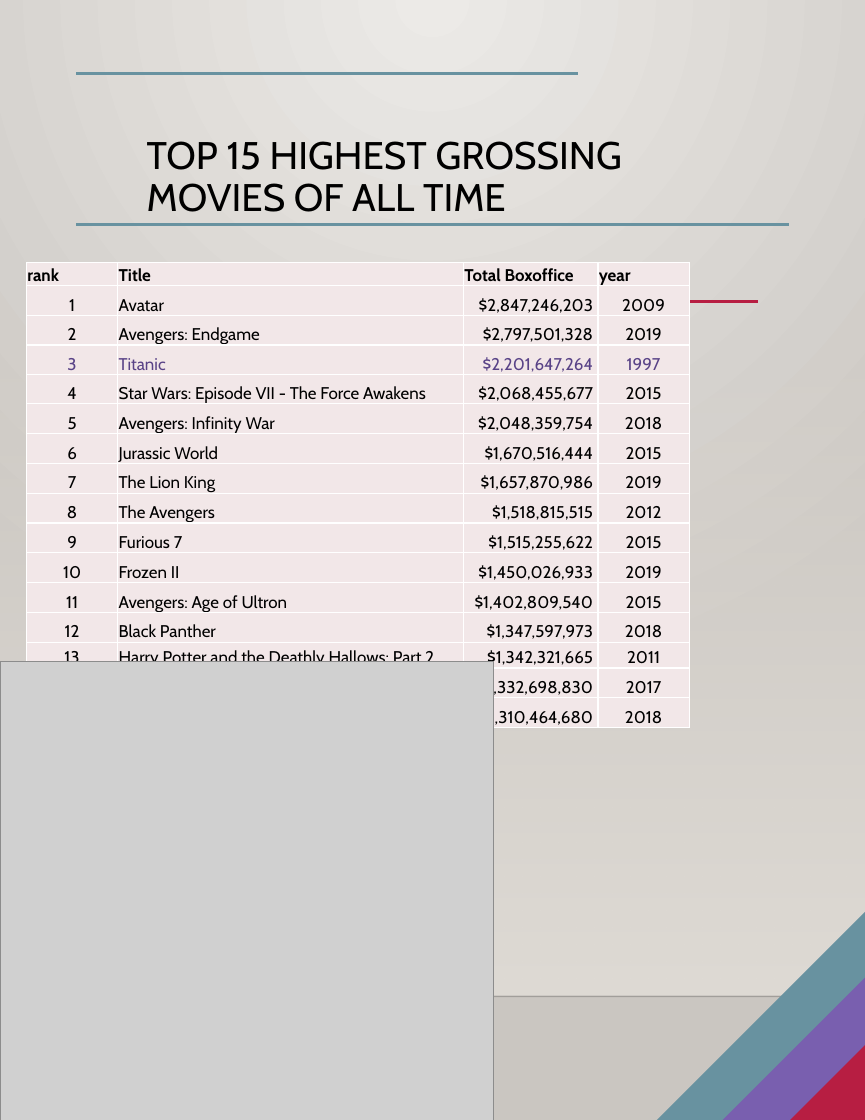
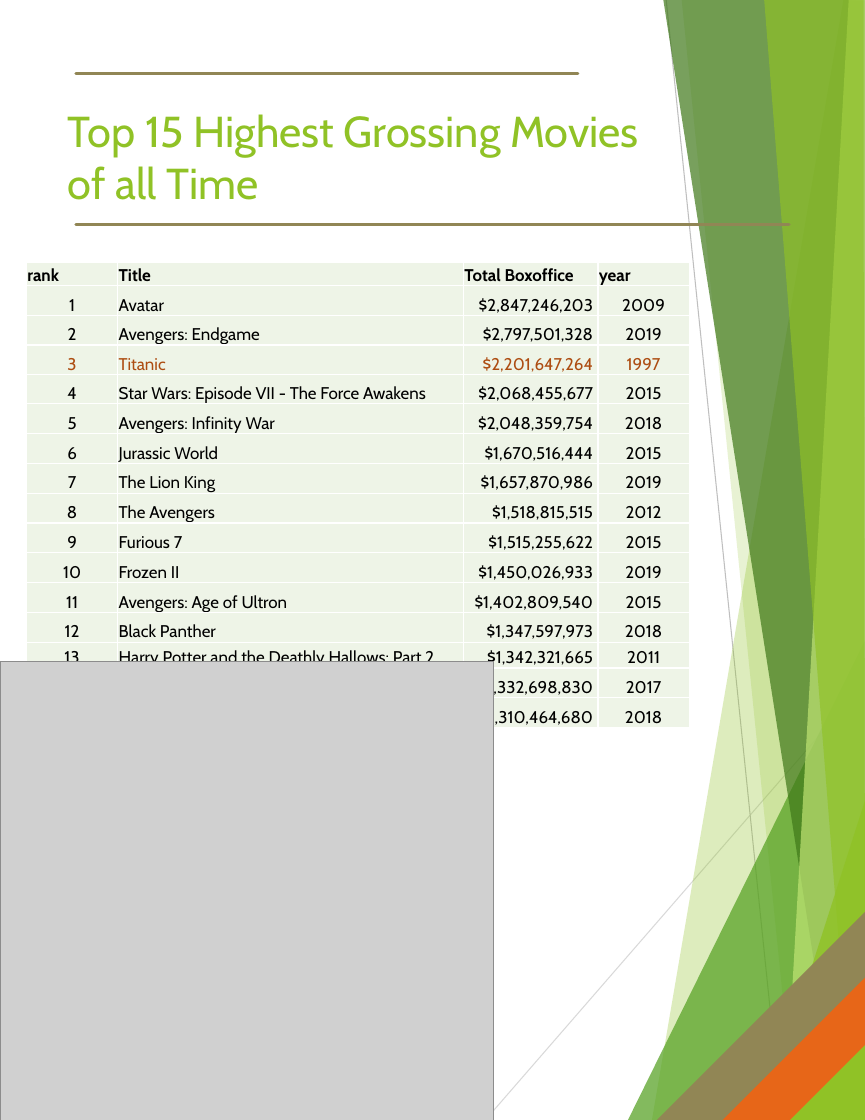
Before and after one commit to newton1021/project1, a slide deck: slide 8 of ANALYZING THE OSCARS.pptx (slide 10 before the commit). Drawn at 865x1120 pixels with LibreOffice and Linux fonts; fonts in the diff are those of the drawing; grey boxes stand for pictures; background and template pictures are left out. Boxes give left, top, right and bottom in pixels: in the first picture for what was removed or moved away, otherwise in the second. Text is boxed around its words. In the diff, an @@ line names an element or a change of style, - is before the commit and + after.

```diff
--- a/ANALYZING THE OSCARS.pptx
+++ b/ANALYZING THE OSCARS.pptx
@@ background gradient #ECEAE7 to #CAC7C1 to #FFFFFF @@
@@ line (578, 73) - (76, 73): stroke #6892A0 2.25 pt to #918655 2.25 pt @@
@@ title at (x1=68, y1=114, x2=638, y2=200): text changed; size 27.2 to 30.6 pt; text colour #000000 to #90C226 @@
-TOP 15 HIGHEST GROSSING MOVIES OF ALL TIME
+Top 15 Highest Grossing Movies of all Time
@@ line (789, 224) - (76, 224): stroke #6892A0 2.25 pt to #918655 2.25 pt @@
@@ table at (x1=26, y1=263, x2=690, y2=732) @@
@@ fill #F3E8E9 to #EEF4E8 in 64 cells @@
@@ text colour #594487 to #AD4C12 in "3", "Titanic", "$2,201,647,264", "1997" @@
@@ rectangle removed at (x1=0, y1=329, x2=865, y2=994) @@
@@ line removed from (136, 301) to (758, 301) @@
@@ group added at (x1=0, y1=0, x2=865, y2=1120): 8 freeform shapes, 2 lines @@
@@ right triangle at (x1=657, y1=912, x2=865, y2=1119): fill #6892A0 to #918655 @@
@@ right triangle at (x1=723, y1=975, x2=865, y2=1119): fill #795FAF to #E76618 @@
@@ line removed from (0, 996) to (865, 996) @@
@@ right triangle at (x1=791, y1=1042, x2=865, y2=1119): fill #B71E42 to #90C226 @@
```
Also in this commit, not shown: 8 other slides changed, 5 slides removed.
